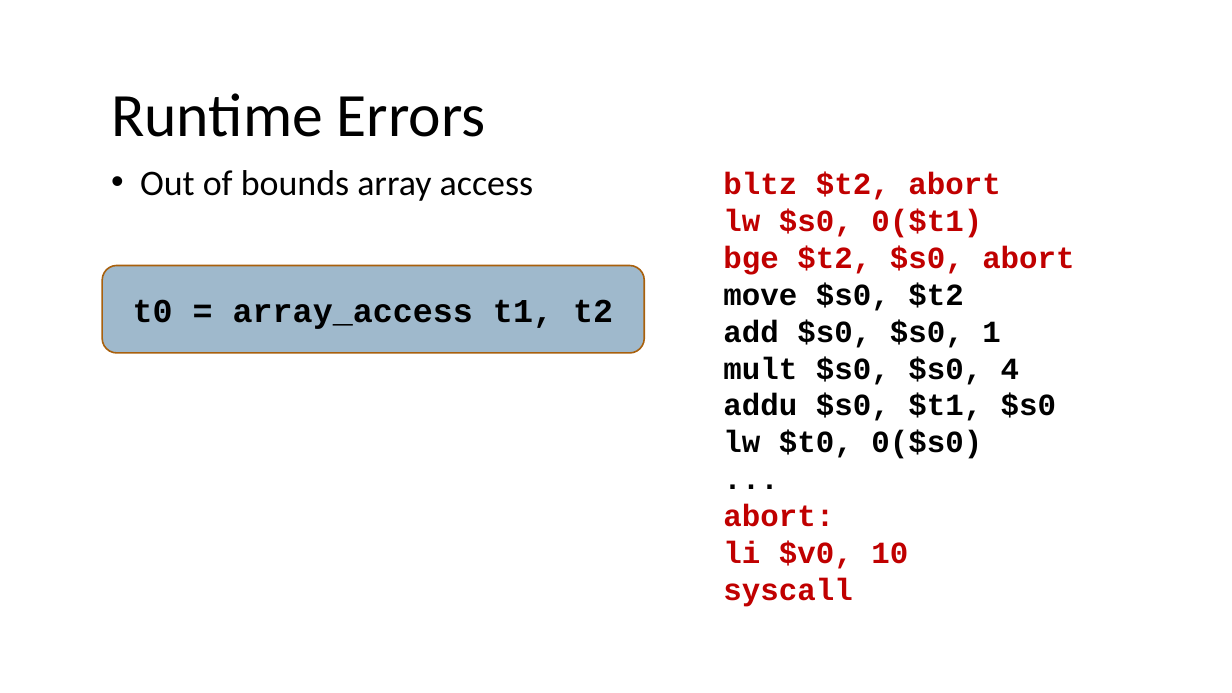
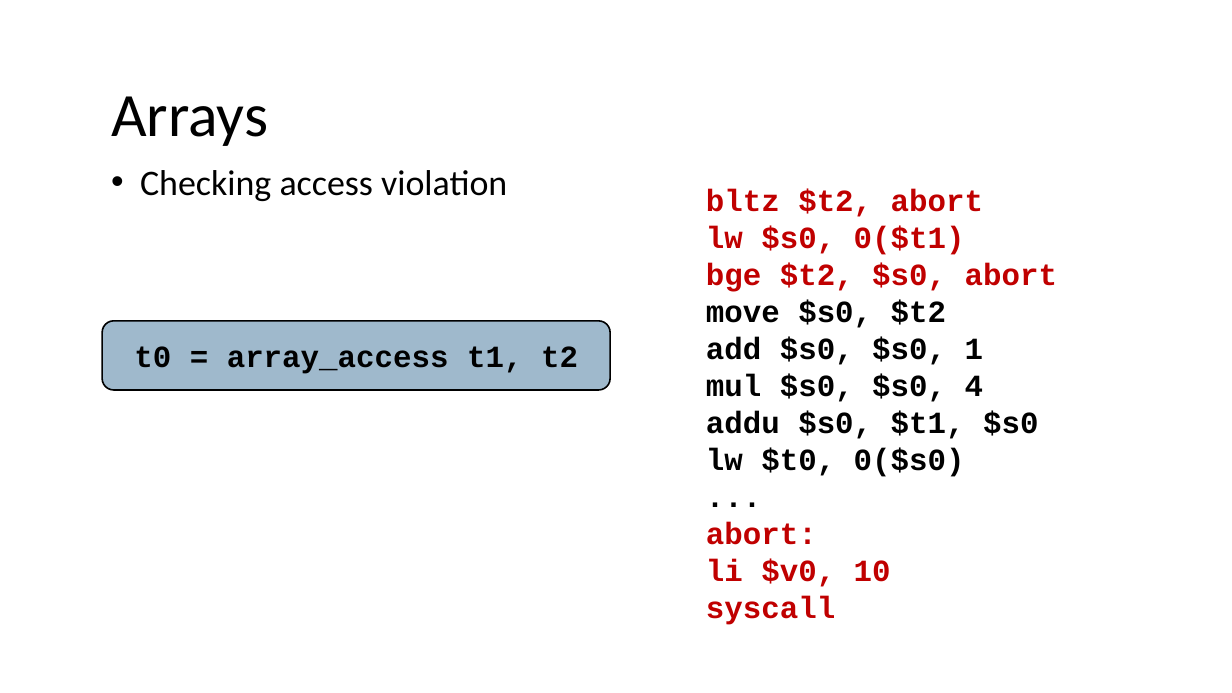
Before and after one commit to nivshani/compilation, a slide deck: slide 77 of slides/codegen.pptx (slide 78 before the commit). Drawn at 1232x693 pixels with LibreOffice and Linux fonts; fonts in the diff are those of the drawing. Boxes give left, top, right and bottom in pixels: in the first picture for what was removed or moved away, otherwise in the second. Text is boxed around its words. In the diff, an @@ line names an element or a change of style, - is before the commit and + after.

```diff
--- a/slides/codegen.pptx
+++ b/slides/codegen.pptx
@@ text at <box>111,96,268,146</box>: text changed @@
-Runtime Errors
+Arrays
@@ text at <box>140,170,507,201</box>: text changed @@
-• Out of bounds array access
+• Checking access violation
@@ text "bltz $t2, abort": place and size @@
-text "bltz $t2, abort" at <box>723,172,1074,607</box>
+text "bltz $t2, abort" at <box>706,189,1057,625</box>
@@ rounded rectangle "t0 = array_access t1, t2": place and size @@
-rounded rectangle "t0 = array_access t1, t2" at <box>103,265,645,353</box>
+rounded rectangle "t0 = array_access t1, t2" at <box>103,321,611,390</box>
@@ rounded rectangle "t0 = array_access t1, t2" at <box>103,321,611,390</box>: size 26 to 24 pt; outline #A9610D 1.25 pt to #000000 1.25 pt @@
@@ text at <box>706,374,983,402</box>: text changed @@
-mult $s0, $s0, 4
+mul $s0, $s0, 4
```
Also in this commit, not shown: 8 other slides changed, 2 slides added, 6 slides removed, 1 other file.
